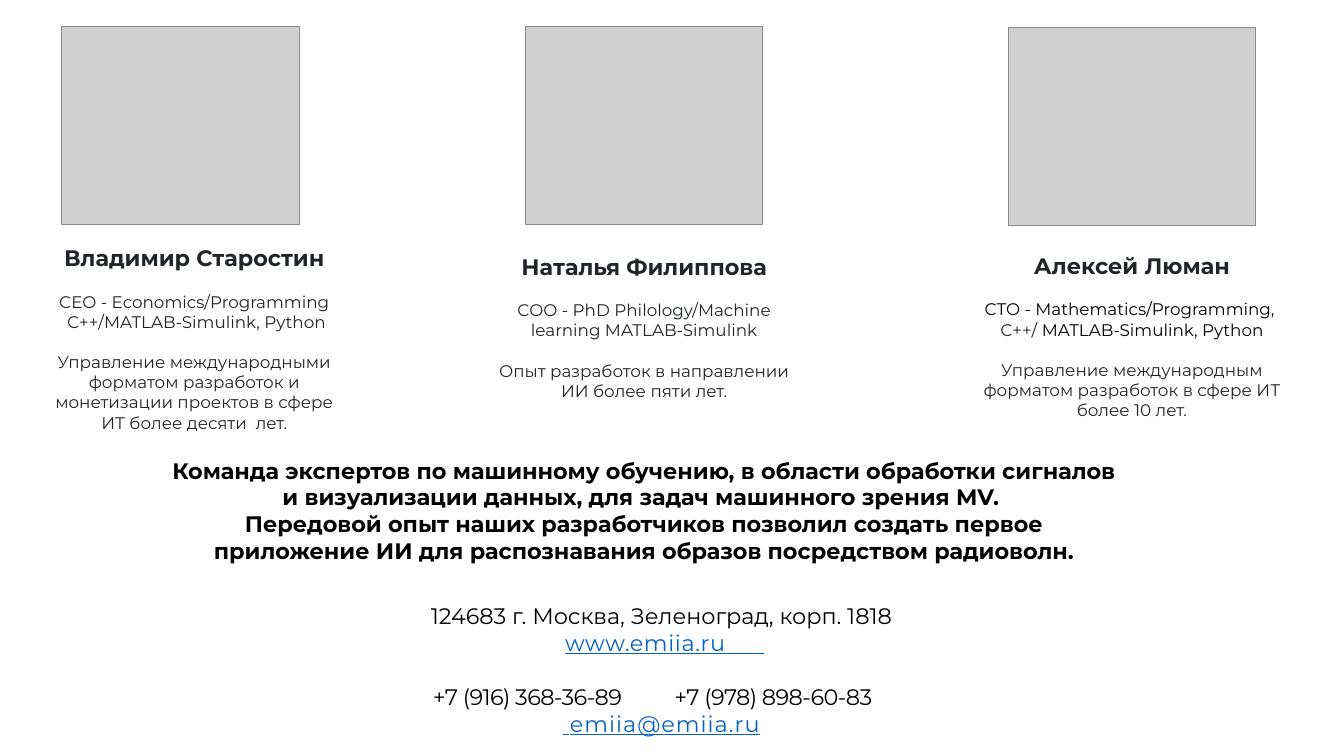
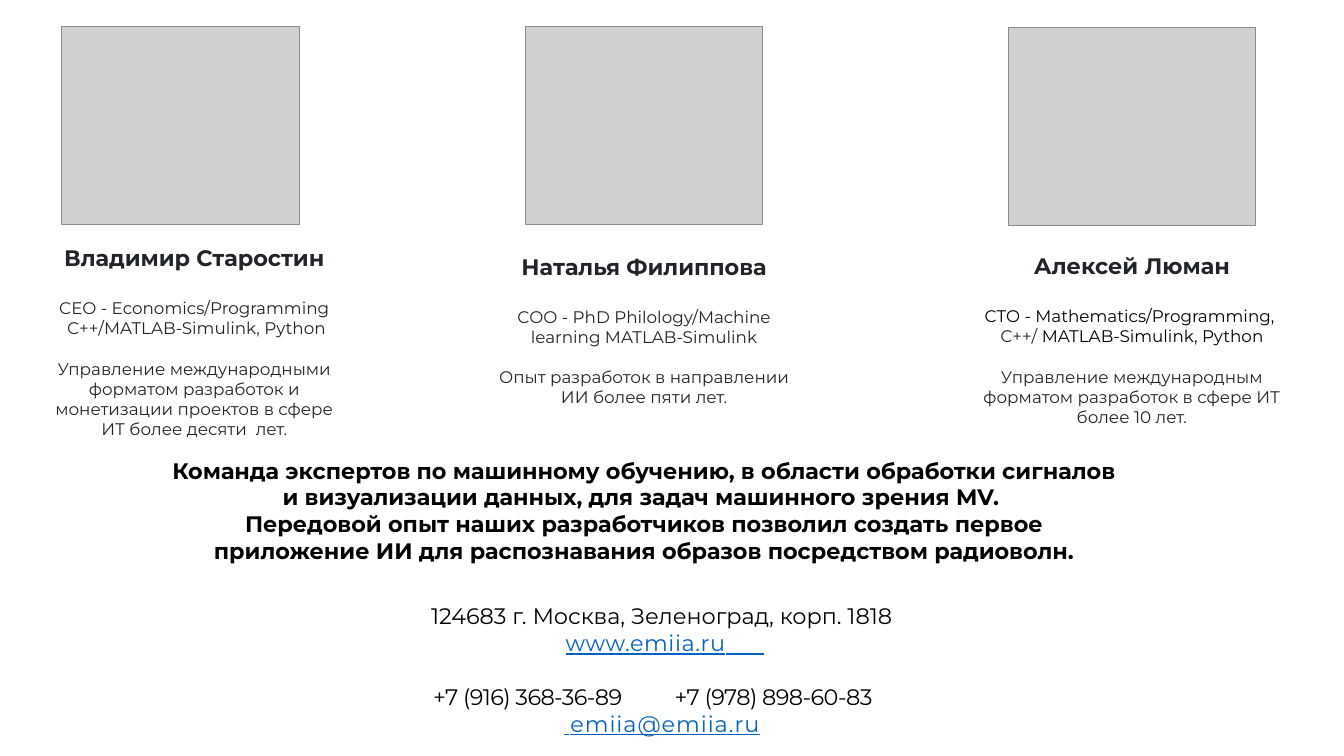
Before and after one commit to EMIIA/www.emiia.ru, a slide deck: slide 15 of emiia.pptx. Drawn at 1344x756 pixels with LibreOffice and Linux fonts; fonts in the diff are those of the drawing; grey boxes stand for pictures. Boxes give left, top, right and bottom in pixels: in the first picture for what was removed or moved away, otherwise in the second. Text is boxed around its words. In the diff, an @@ line names an element or a change of style, - is before the commit and + after.

```diff
--- a/emiia.pptx
+++ b/emiia.pptx
@@ text "Владимир Старостин" rewrapped from box(55, 250, 333, 431) to box(55, 250, 333, 437) @@
@@ text "Наталья Филиппова" rewrapped from box(499, 258, 789, 397) to box(499, 258, 789, 403) @@
@@ text "Алексей Люман" rewrapped from box(984, 257, 1280, 416) to box(983, 257, 1280, 423) @@
@@ text at box(566, 634, 759, 737): letter spacing 0.5 to 0.4 pt in "www.emiia.ru"; letter spacing 0.8 to 0.7 pt in "emiia@emiia.ru" @@
```
Also in this commit, not shown: 6 other slides changed.
